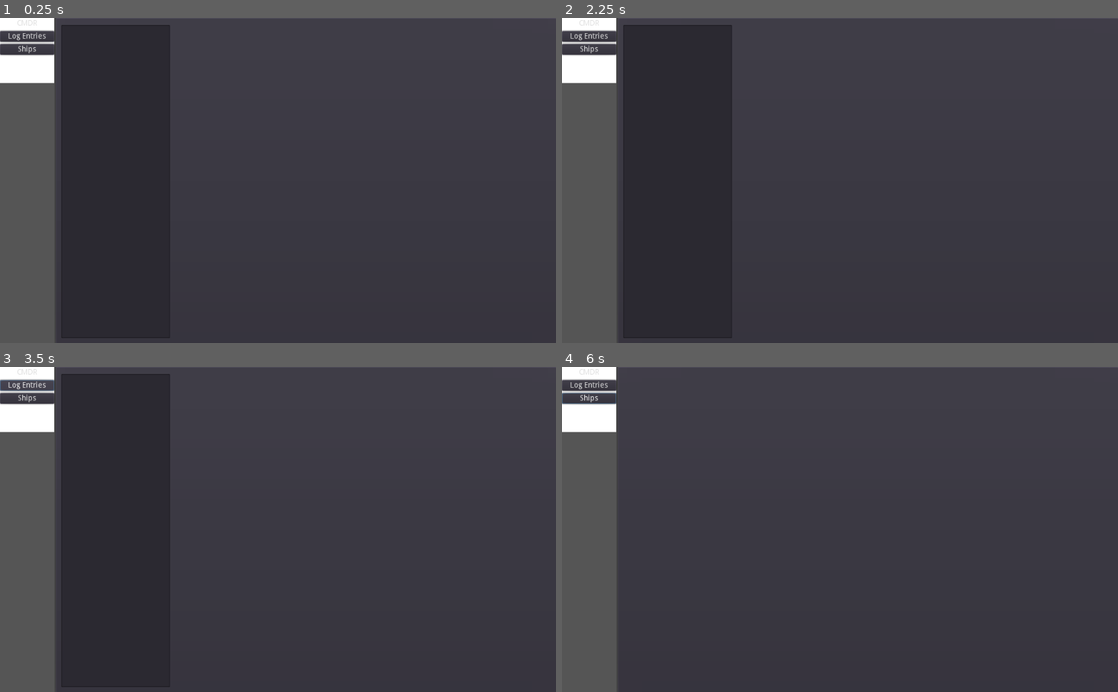
Above: before the commit, frames 1-4 (two rows, left to right).
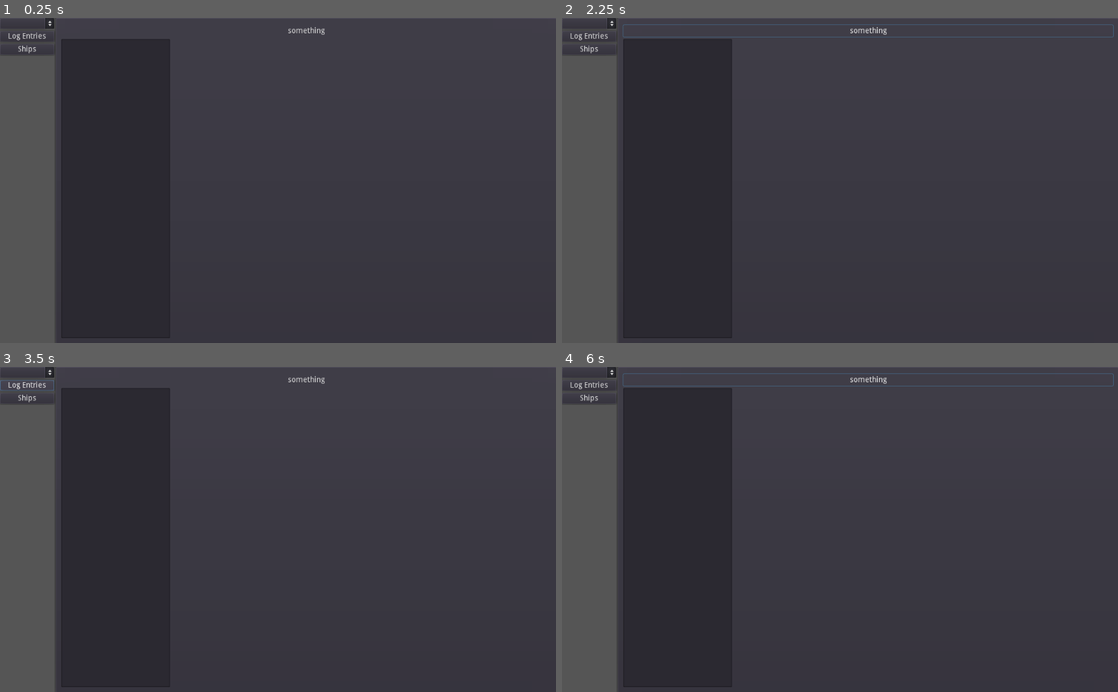
Above: after the commit, the same moments.

Repository: DigitalKI/EDTPT
Game: Godot game, scene res://MainContainer.tscn
Same seed, same stepped clock (60 frames per second), same inputs: the game is played once before the commit and once after it.
Inputs (mouse positions are in pixels of both pictures, inside the frame that each line leads up to):
- Up to frame 1 (0.25 s): no input
- Up to frame 2 (2.25 s): click (589, 24) at 0.5 s; click "Ships" at 1.25 s; click (867, 31) at 2 s, where only the run after the commit has a clickable "something"
- Up to frame 3 (3.5 s): click "Log Entries" at 2.75 s
- Up to frame 4 (6 s): click (589, 373) at 3.5 s; click "Log Entries" at 4.25 s; click "Ships" at 5 s; click (867, 380) at 5.75 s, where only the run after the commit has a clickable "something"

The runs differ from the first frame. In frame 1, 1.5% of the frame differs, in the area x 0-59%, y 0-21%; in frame 2, 1.9%; in frame 3, 1.5%; in frame 4, 2.0%, in the area x 0-100%, y 0-99%.

Commit message:
cmdr name on each event, cmdr selector

Diff:
--- a/HelperModules/DataReader.gd
+++ b/HelperModules/DataReader.gd
@@ -5,6 +5,7 @@
 var thread_reader : Thread = null
 var mutex
 var cmdrs : Dictionary = {}
+var selected_cmdr
 var evt_types : Array = []
 var logfiles : Array = []
 var logobjects : Dictionary
@@ -50,6 +51,8 @@
 	var file = File.new()
 	var jjournal : JSONParseResult
 	var results = []
+	var cmdr = ""
+	var fid = ""
 	if file.open(logs_path + _filename, File.READ) == OK:
 		var content : String
 		while !file.eof_reached():
@@ -60,6 +63,9 @@
 				if content:
 					jjournal = JSON.parse(content)
 					if jjournal.result:
+						if jjournal.result["event"] == "Commander":
+							cmdr = jjournal.result["Name"]
+							fid = jjournal.result["FID"]
 						results.append(jjournal.result)
 
 		if _filename.get_extension() == "json":
@@ -68,7 +74,7 @@
 				if jjournal.result:
 					results.append(jjournal.result)
 		file.close()
-	return {"date_modified": file.get_modified_time(logs_path + _filename), "dataobject":results}
+	return {"date_modified": file.get_modified_time(logs_path + _filename), "name": cmdr, "FID": fid, "dataobject":results}
 
 func get_all_log_objects(_nullparam = null):
 	mutex.lock()
@@ -84,6 +90,8 @@
 		var curr_cmdr = get_events_by_type("Commander", curr_logobj["dataobject"], true)
 		if curr_cmdr:
 			cmdrs[curr_cmdr[0]["FID"]] = curr_cmdr[0]["Name"]
+			if !selected_cmdr:
+				selected_cmdr = curr_cmdr[0]["Name"]
 		logobjects[log_file] = curr_logobj.duplicate()
 	ships_manager.get_stored_ships()
 	ships_manager.get_ships_loadoud()
--- a/MainContainer.gd
+++ b/MainContainer.gd
@@ -3,14 +3,9 @@
 
 # Called when the node enters the scene tree for the first time.
 func _ready():
-	# This code makes the window background transparent
-#	get_tree().get_root().set_transparent_background(true)
-
-	# This is a test to se how to do passthrough controls
-	# Polygons need to be placed behind the controls you want to show.
-#	OS.set_window_mouse_passthrough($Panel/VBoxContainer/PassThroughPoly.polygon)
-
-	pass # Replace with function body.
+	$Panel/VBoxContainer/BtCMDR.clear()
+	for cmdr_id in data_reader.cmdrs.keys():
+		$Panel/VBoxContainer/BtCMDR.add_item(data_reader.cmdrs[cmdr_id])
 
 
 func _on_BtLogs_pressed():
@@ -20,3 +15,8 @@
 func _on_BtShips_pressed():
 	$TabContainer.current_tab = 1
 	$TabContainer/TabShips/Shipyard.initialize_ships_tab()
+
+
+func _on_BtCMDR_item_selected(index):
+	data_reader.selected_cmdr = $Panel/VBoxContainer/BtCMDR.get_item_text(index)
+	$TabContainer/TabLogs/JournalReader._on_DataReader_thread_completed_get_log_objects()
--- a/MainContainer.tscn
+++ b/MainContainer.tscn
@@ -23,7 +23,6 @@
 rect_min_size = Vector2( 100, 0 )
 mouse_filter = 2
 size_flags_vertical = 3
-theme = ExtResource( 4 )
 custom_styles/panel = SubResource( 1 )
 __meta__ = {
 "_edit_use_anchors_": false
@@ -39,13 +38,15 @@
 }
 
 [node name="PassThroughPoly" type="Polygon2D" parent="Panel/VBoxContainer"]
+visible = false
 polygon = PoolVector2Array( 0, 0, 100, 0, 100, 120, 0, 120 )
 
-[node name="BtCMDR" type="MenuButton" parent="Panel/VBoxContainer"]
+[node name="BtCMDR" type="OptionButton" parent="Panel/VBoxContainer"]
 margin_right = 100.0
 margin_bottom = 20.0
-text = "CMDR"
-items = [ "Item 0", null, 0, false, false, 0, 0, null, "", false ]
+text = "Item 0"
+items = [ "Item 0", null, false, 0, false, "0", null, false, 0, false ]
+selected = 0
 
 [node name="BtLogs" type="Button" parent="Panel/VBoxContainer"]
 margin_top = 24.0
@@ -111,5 +112,6 @@
 margin_right = -4.0
 margin_bottom = -4.0
 
+[connection signal="item_selected" from="Panel/VBoxContainer/BtCMDR" to="." method="_on_BtCMDR_item_selected"]
 [connection signal="pressed" from="Panel/VBoxContainer/BtLogs" to="." method="_on_BtLogs_pressed"]
 [connection signal="pressed" from="Panel/VBoxContainer/BtShips" to="." method="_on_BtShips_pressed"]
--- a/TabScreens/JournalReader.gd
+++ b/TabScreens/JournalReader.gd
@@ -1,7 +1,7 @@
 extends Control
 
-onready var log_entries = $LogDetailContainer/HBoxContainer/LogEntries
-onready var log_details = $LogDetailContainer/HBoxContainer/LogDetails
+onready var log_entries = $LogDetailContainer/VBoxContainer/HBoxContainer/LogEntries
+onready var log_details = $LogDetailContainer/VBoxContainer/HBoxContainer/LogDetails
 
 
 # Called when the node enters the scene tree for the first time.
@@ -17,8 +17,10 @@
 
 
 func _on_DataReader_thread_completed_get_log_objects():
+	log_entries.clear()
 	for logobj_id in data_reader.logobjects.keys():
-		log_entries.add_item(logobj_id)
+		if data_reader.logobjects[logobj_id]["name"] == data_reader.selected_cmdr:
+			log_entries.add_item(logobj_id)
 
 func show_data_object(_current_logobject):
 	if _current_logobject:
--- a/TabScreens/JournalReader.tscn
+++ b/TabScreens/JournalReader.tscn
@@ -23,30 +23,40 @@
 "_edit_use_anchors_": false
 }
 
-[node name="HBoxContainer" type="HBoxContainer" parent="LogDetailContainer"]
+[node name="VBoxContainer" type="VBoxContainer" parent="LogDetailContainer"]
 margin_left = 5.0
 margin_top = 5.0
 margin_right = 1019.0
 margin_bottom = 595.0
+
+[node name="ToolButton" type="ToolButton" parent="LogDetailContainer/VBoxContainer"]
+margin_right = 1014.0
+margin_bottom = 22.0
+text = "something"
+
+[node name="HBoxContainer" type="HBoxContainer" parent="LogDetailContainer/VBoxContainer"]
+margin_top = 26.0
+margin_right = 1014.0
+margin_bottom = 590.0
 size_flags_horizontal = 3
 size_flags_vertical = 3
 __meta__ = {
 "_edit_use_anchors_": false
 }
 
-[node name="LogEntries" type="ItemList" parent="LogDetailContainer/HBoxContainer"]
+[node name="LogEntries" type="ItemList" parent="LogDetailContainer/VBoxContainer/HBoxContainer"]
 margin_right = 200.0
-margin_bottom = 590.0
+margin_bottom = 564.0
 rect_min_size = Vector2( 200, 50 )
 __meta__ = {
 "_edit_use_anchors_": false
 }
 
-[node name="LogDetails" type="RichTextLabel" parent="LogDetailContainer/HBoxContainer"]
+[node name="LogDetails" type="RichTextLabel" parent="LogDetailContainer/VBoxContainer/HBoxContainer"]
 margin_left = 204.0
 margin_right = 1014.0
-margin_bottom = 590.0
+margin_bottom = 564.0
 size_flags_horizontal = 3
 size_flags_vertical = 3
 
-[connection signal="item_selected" from="LogDetailContainer/HBoxContainer/LogEntries" to="." method="_on_LogEntries_item_selected"]
+[connection signal="item_selected" from="LogDetailContainer/VBoxContainer/HBoxContainer/LogEntries" to="." method="_on_LogEntries_item_selected"]
--- a/TabScreens/Shipyard/Shipyard.gd
+++ b/TabScreens/Shipyard/Shipyard.gd
@@ -28,6 +28,6 @@
 		ship_btn.MaxJump = current_max_jump
 		ship_btn.Jump = 0
 		if ship_loadout:
-			ship_btn.Hull = ship_loadout["HullValue"]
-			ship_btn.Jump = ship_loadout["MaxJumpRange"]
+			ship_btn.Hull = ship_loadout["HullValue"] if ship_loadout.has("HullValue") else 0
+			ship_btn.Jump = ship_loadout["MaxJumpRange"] if ship_loadout.has("MaxJumpRange") else 0
 		$MarginContainer/HBoxContainer/ScrollContainer/VBoxContainer.add_child(ship_btn)
Not shown, changed: README.md
